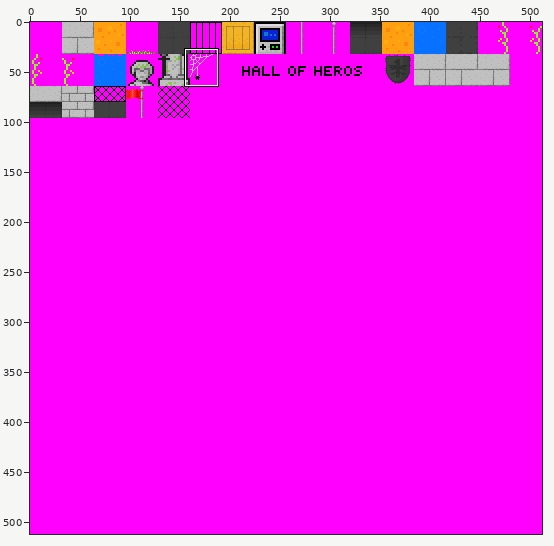
Sprite sheet -- media/image/tiles.png. Above, an overview of the earlier version with the close-up marked.
Close-up. Old version:
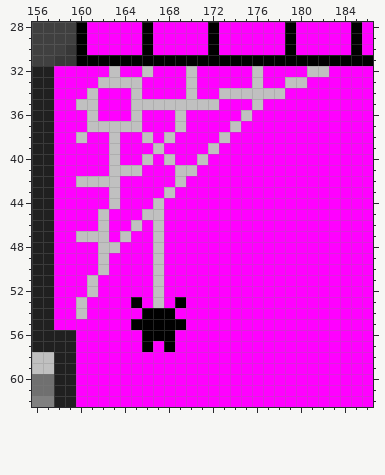
The file is 512x512 pixels. Colours within 5 levels of each other are drawn and written as one. Shown: x 156..186, y 28..62. The commit also changed other parts of the picture, which this record leaves out.
New version:
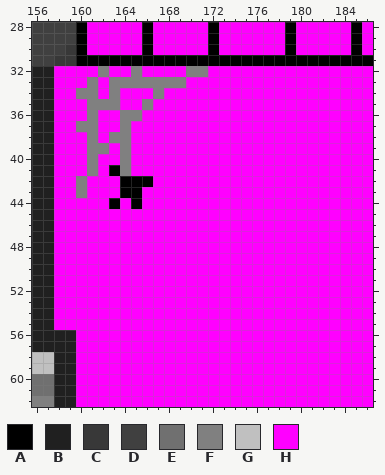
Palette (. is transparent): A #000000  B #202020  C #383838  D #404040  E #707070  F #808080  G #c0c0c0  H #ff00ff
Difference:
@@ x 156..186 @@
 31 DDCCAAAAAAAAAAAAAAAAAAAAAAAAAAA
-32 BBHHHHHGHHGHHHGHHHHHGHHHHGGHHHH
-33 BBHHHHGGGGHHHHGHHHHHGHHGGHHHHHH
-34 BBHHHGHHHGHHHHGHHGGGGGGHHHHHHHH
-35 BBHHGGHHHGGGGGGGGHHHGHHHHHHHHHH
-36 BBHHHGHHHGHHHGHHHHHGHHHHHHHHHHH
-37 BBHHHGGGGGHHHGHHHHGHHHHHHHHHHHH
-38 BBHHGHHGHHGHGHHHHGHHHHHHHHHHHHH
-39 BBHHHHHGHHHGHHHHGHHHHHHHHHHHHHH
-40 BBHHHHHGHHGHGHHGHHHHHHHHHHHHHHH
-41 BBHHHHHGGGHHHGGHHHHHHHHHHHHHHHH
-42 BBHHGGGGHHHHHGHHHHHHHHHHHHHHHHH
-43 BBHHHHHGHHHHGHHHHHHHHHHHHHHHHHH
-44 BBHHHHHGHHHGHHHHHHHHHHHHHHHHHHH
-45 BBHHHHGHHHGGHHHHHHHHHHHHHHHHHHH
-46 BBHHHHGHHGHGHHHHHHHHHHHHHHHHHHH
-47 BBHHGGGHGHHGHHHHHHHHHHHHHHHHHHH
-48 BBHHHHGGHHHGHHHHHHHHHHHHHHHHHHH
-49 BBHHHHGHHHHGHHHHHHHHHHHHHHHHHHH
-50 BBHHHHGHHHHGHHHHHHHHHHHHHHHHHHH
-51 BBHHHGHHHHHGHHHHHHHHHHHHHHHHHHH
-52 BBHHHGHHHHHGHHHHHHHHHHHHHHHHHHH
-53 BBHHGHHHHAHGHAHHHHHHHHHHHHHHHHH
-54 BBHHGHHHHHAAAHHHHHHHHHHHHHHHHHH
-55 BBHHHHHHHAAAAAHHHHHHHHHHHHHHHHH
-56 BBBBHHHHHHAAAHHHHHHHHHHHHHHHHHH
-57 BBBBHHHHHHAHAHHHHHHHHHHHHHHHHHH
+32 BBHHHHFHHFHHHHFFHHHHHHHHHHHHHHH
+33 BBHHHFHFFFFFFFHHHHHHHHHHHHHHHHH
+34 BBHHFFHFHHHFHHHHHHHHHHHHHHHHHHH
+35 BBHHHFFFHHFHHHHHHHHHHHHHHHHHHHH
+36 BBHHHFHHFFHHHHHHHHHHHHHHHHHHHHH
+37 BBHHFFHHFHHHHHHHHHHHHHHHHHHHHHH
+38 BBHHHFHFFHHHHHHHHHHHHHHHHHHHHHH
+39 BBHHHFFHFHHHHHHHHHHHHHHHHHHHHHH
+40 BBHHHFHHFHHHHHHHHHHHHHHHHHHHHHH
+41 BBHHHFHAFHHHHHHHHHHHHHHHHHHHHHH
+42 BBHHFHHHAAAHHHHHHHHHHHHHHHHHHHH
+43 BBHHFHHHAAHHHHHHHHHHHHHHHHHHHHH
+44 BBHHHHHAHAHHHHHHHHHHHHHHHHHHHHH
+45 BBHHHHHHHHHHHHHHHHHHHHHHHHHHHHH
+46 BBHHHHHHHHHHHHHHHHHHHHHHHHHHHHH
+47 BBHHHHHHHHHHHHHHHHHHHHHHHHHHHHH
+48 BBHHHHHHHHHHHHHHHHHHHHHHHHHHHHH
+49 BBHHHHHHHHHHHHHHHHHHHHHHHHHHHHH
+50 BBHHHHHHHHHHHHHHHHHHHHHHHHHHHHH
+51 BBHHHHHHHHHHHHHHHHHHHHHHHHHHHHH
+52 BBHHHHHHHHHHHHHHHHHHHHHHHHHHHHH
+53 BBHHHHHHHHHHHHHHHHHHHHHHHHHHHHH
+54 BBHHHHHHHHHHHHHHHHHHHHHHHHHHHHH
+55 BBHHHHHHHHHHHHHHHHHHHHHHHHHHHHH
+56 BBBBHHHHHHHHHHHHHHHHHHHHHHHHHHH
+57 BBBBHHHHHHHHHHHHHHHHHHHHHHHHHHH
 58 GGBBHHHHHHHHHHHHHHHHHHHHHHHHHHH
Pixel boxes of the changes (left, top, right, bottom) in both close-ups:
changed: (76, 66, 329, 352)
